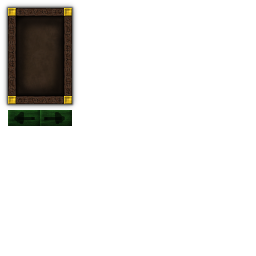
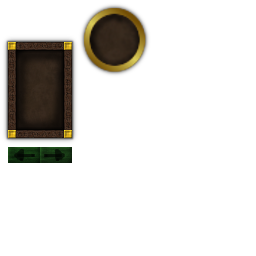
Layered file, before and after one edit (256x256). Changes by layer:
added group "Circle" with 4 layers above "Order Page Scroll Arrows" over [80, 3, 150, 77]
added layer "Golden Circle Main" in group "Circle" over [84, 8, 146, 72]
added layer "Inside Circle Shadow" in group "Circle" over [86, 10, 146, 72]
added layer "Circle Inside Background" in group "Circle" over [86, 11, 143, 69]
added layer "Drop Shadow" in group "Circle" over [80, 3, 150, 77]
added group "Order Page Scroll Arrows" with 2 layers above "Order Select Panel" over [8, 147, 72, 163]
renamed "Layer #2" to "Arrow Label", moved it into group "Order Page Scroll Arrows", painted on it over [14, 112, 65, 161]
renamed "Pasted Layer" to "Arrow Backgrounds", moved it into group "Order Page Scroll Arrows", painted on it over [8, 110, 72, 163]
added group "Order Select Panel" with 3 layers over [2, 34, 78, 144]
renamed "Layer" to "Select Order Border", moved it into group "Order Select Panel", painted on it over [8, 8, 72, 138]
renamed "Layer #1" to "Merged Order Select and Inside Shadow", moved it into group "Order Select Panel", painted on it over [8, 16, 72, 130]
renamed "Drop Shadow" to "Select Order Panel Drop Shadow", moved it into group "Order Select Panel", painted on it over [2, 2, 78, 144]
